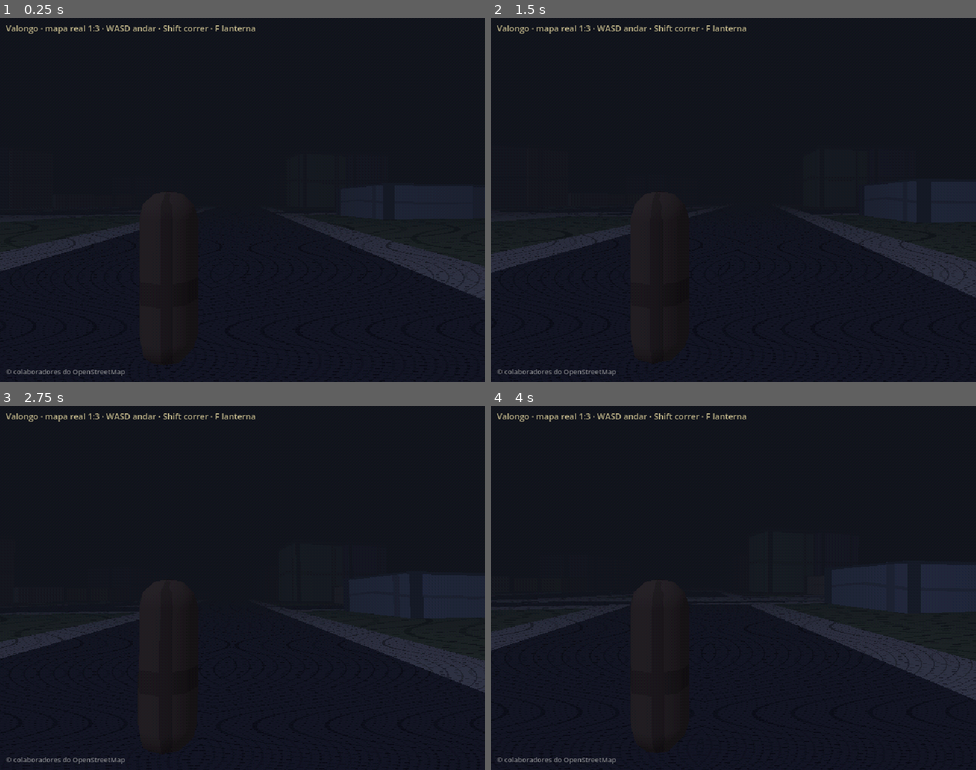
Above: before the commit, frames 1-4 (two rows, left to right).
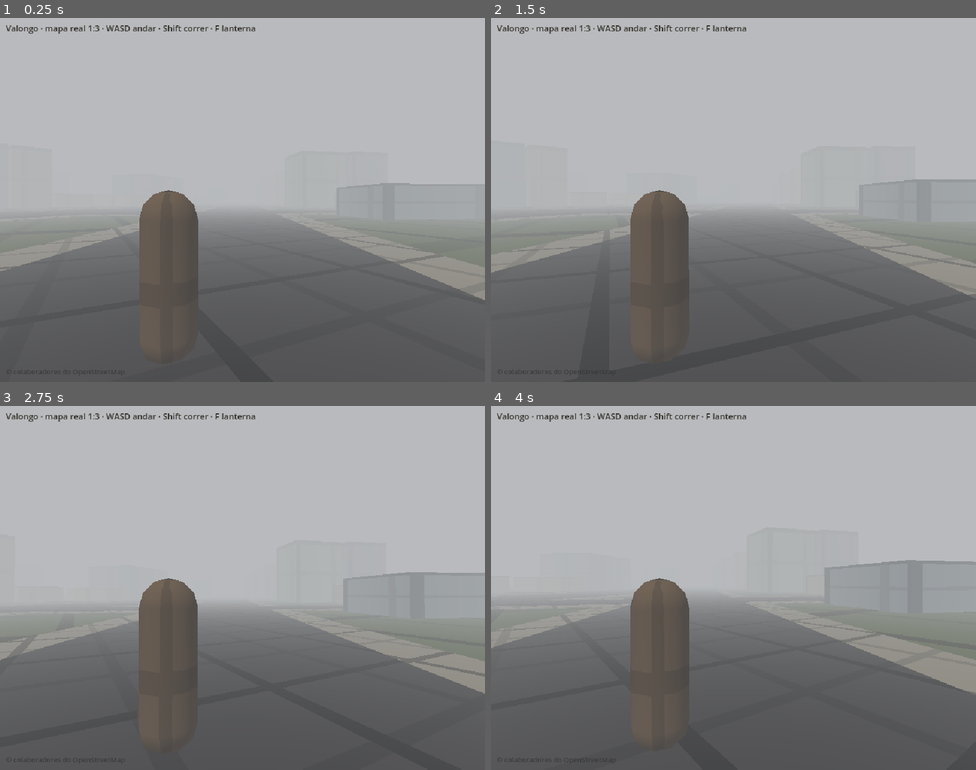
Above: after the commit, the same moments.

Repository: lucas-gomes-backend/monster-contracts
Game: Godot game, scene res://presentation/cidade/bairro.tscn
Same seed, same stepped clock (60 frames per second), same inputs: the game is played once before the commit and once after it. This scene is started directly instead of the project's main scene.
Inputs (mouse positions are in pixels of both pictures, inside the frame that each line leads up to):
- Up to frame 1 (0.25 s): no input
- Up to frame 2 (1.5 s): tap Enter at 0.5 s; move the mouse to (757, 200) at 0.52 s; hold Tab (caderno) 0.53-1.28 s; hold W (mover_frente) from 0.53 s (still down); click (757, 200) at 0.67 s; tap M (mapa) at 0.8, 1.35 s; move the mouse to (709, 200) at 1.27 s; click (709, 200) at 1.42 s
- Up to frame 3 (2.75 s): keep holding W (mover_frente); tap Tab (caderno) at 1.55 s; move the mouse to (252, 580) at 2.02 s; hold Tab (caderno) from 2.03 s (still down); click (252, 580) at 2.17 s; tap M (mapa) at 2.3 s
- Up to frame 4 (4 s): keep holding W (mover_frente); move the mouse to (728, 595) at 2.77 s; release Tab (caderno) at 2.78 s; tap Shift (correr) at 2.85 s; click (728, 595) at 2.92 s; tap Tab (caderno) at 3.05 s; move the mouse to (767, 591) at 3.52 s; hold E (examinar) from 3.53 s (still down); click (767, 591) at 3.67 s; tap M (mapa) at 3.8 s

The runs differ from the first frame. In frame 1, 100% of the frame differs, in the area x 0-100%, y 0-100%; in frame 2, 100%; in frame 3, 100%; in frame 4, 100%.

Commit message:
feat(fase-03): cidade de dia com névoa clara e efeito PS1 desligável
Pedido do usuário: o chão piscava; deixar de dia e tirar o efeito PS1
por enquanto.

- game/data/config/visual.json (+ esquema): efeito_ps1 = false; com
  ele desligado, os vértices não tremem, a textura não entorta e o
  pontilhado da tela some (Materiais.efeito_ps1, filtro_de_tela)
- chão sem piscar: rua, calçada e chão mais afastados em altura e
  câmera com alcance de 400 m (mais precisão de profundidade)
- bairros de dia nublado: sol, céu e névoa da mesma cor clara
- decisões em docs/09; 272 testes Godot + 17 Python

Co-Authored-By: Claude Opus 5.5 <noreply@anthropic.com>

Diff:
--- a/game/core/dados/catalogo.gd
+++ b/game/core/dados/catalogo.gd
@@ -111,6 +111,11 @@
 	if resultado["dados"] is Dictionary and resultado["dados"].get("id", "") != id_bairro:
 		resultado["erros"].append("%s.json: o id precisa ser igual ao nome do arquivo" % id_bairro)
 	return resultado
+
+
+## Opções de visual (efeito PS1 ligado ou não), validadas.
+static func carregar_config_visual() -> Dictionary:
+	return carregar_validado("res://data/config/visual.json", "res://data/schemas/visual.schema.json")
 
 
 ## Kits de lotes por zona (gerador de lotes do mapa real), validados.
--- /dev/null
+++ b/game/data/config/visual.json
@@ -0,0 +1,4 @@
+{
+  "$comment": "Opções de visual. efeito_ps1: tremor dos vértices, textura que entorta (afim) e pontilhado de 15 bits na tela (docs/09). Desligado por enquanto, a pedido (17/11/2026): o chão piscava.",
+  "efeito_ps1": false
+}
--- /dev/null
+++ b/game/data/schemas/visual.schema.json
@@ -0,0 +1,10 @@
+{
+  "$comment": "Opções de visual (game/data/config/visual.json).",
+  "type": "object",
+  "additionalProperties": false,
+  "required": ["efeito_ps1"],
+  "properties": {
+    "$comment": {"type": "string"},
+    "efeito_ps1": {"type": "boolean"}
+  }
+}
--- a/game/presentation/cidade/bairro_3d.gd
+++ b/game/presentation/cidade/bairro_3d.gd
@@ -12,8 +12,10 @@
 const Blocos := preload("res://presentation/greybox/blocos.gd")
 
 const ALTURA_ANDAR := 3.0
-const ACIMA_DO_CHAO_RUA := 0.04
-const ACIMA_DO_CHAO_CALCADA := 0.02
+## Rua, calçada e chão em alturas bem separadas: com poucos centímetros, de longe a placa
+## de vídeo não decide qual fica na frente e o chão pisca.
+const ACIMA_DO_CHAO_RUA := 0.1
+const ACIMA_DO_CHAO_CALCADA := 0.05
 const MARGEM_DO_CHAO := 20.0
 const DISTANCIA_ENTRE_ARVORES := 3.0
 const CAMINHOS := ["steps", "footway", "pedestrian"]
--- a/game/presentation/cidade/bairro_cena.gd
+++ b/game/presentation/cidade/bairro_cena.gd
@@ -1,5 +1,6 @@
 extends Node3D
-## Cena para andar num bairro do mapa real (Fase 3): cidade plana, noite, névoa densa, filtro PS1 e o caçador.
+## Cena para andar num bairro do mapa real (Fase 3): cidade plana, de dia, com névoa
+## esbranquiçada (como Silent Hill), e o caçador.
 ## Argumentos: --bairro=<id> (padrão valongo), --semente=N (padrão 1),
 ## --captura=caminho.png, --lanterna, --inclinar=G, --virar=G, --vista=cima (para conferir o visual).
 
@@ -8,6 +9,7 @@
 const Materiais := preload("res://presentation/ps1/materiais.gd")
 
 const QUADROS_ANTES_DA_CAPTURA := 40
+const COR_DA_NEVOA := Color(0.72, 0.73, 0.74)
 
 var bairro: Node3D
 var cacador: CharacterBody3D
@@ -51,23 +53,25 @@
 
 ## Monta tudo. Pode ser chamado sem estar na árvore (testes).
 func montar(id_bairro: String, semente: int) -> void:
+	# Dia nublado: céu e névoa da mesma cor clara, o fundo some na névoa.
 	var env := Environment.new()
 	env.background_mode = Environment.BG_COLOR
-	env.background_color = Color(0.05, 0.06, 0.09)
+	env.background_color = COR_DA_NEVOA
 	env.ambient_light_source = Environment.AMBIENT_SOURCE_COLOR
-	env.ambient_light_color = Color(0.32, 0.34, 0.45)
-	env.ambient_light_energy = 0.9
+	env.ambient_light_color = Color(0.85, 0.86, 0.88)
+	env.ambient_light_energy = 0.55
 	env.fog_enabled = true
-	env.fog_light_color = Color(0.07, 0.08, 0.11)
-	env.fog_density = 0.045
+	env.fog_light_color = COR_DA_NEVOA
+	env.fog_density = 0.035
 	ambiente = WorldEnvironment.new()
 	ambiente.environment = env
 	add_child(ambiente)
-	var lua := DirectionalLight3D.new()
-	lua.light_color = Color(0.55, 0.6, 0.85)
-	lua.light_energy = 0.45
-	lua.rotation_degrees = Vector3(-50, 30, 0)
-	add_child(lua)
+	var sol := DirectionalLight3D.new()
+	sol.name = "Sol"
+	sol.light_color = Color(1.0, 0.97, 0.9)
+	sol.light_energy = 0.9
+	sol.rotation_degrees = Vector3(-55, 35, 0)
+	add_child(sol)
 
 	bairro = Bairro3D.new()
 	bairro.montar(id_bairro, semente)
@@ -83,11 +87,7 @@
 	var camada_filtro := CanvasLayer.new()
 	camada_filtro.layer = 10
 	add_child(camada_filtro)
-	var filtro := ColorRect.new()
-	filtro.set_anchors_preset(Control.PRESET_FULL_RECT)
-	filtro.mouse_filter = Control.MOUSE_FILTER_IGNORE
-	filtro.material = Materiais.tela()
-	camada_filtro.add_child(filtro)
+	camada_filtro.add_child(Materiais.filtro_de_tela())
 	var camada := CanvasLayer.new()
 	camada.layer = 11
 	add_child(camada)
@@ -95,13 +95,13 @@
 	titulo.text = "%s · mapa real 1:3 · WASD andar · Shift correr · F lanterna" % bairro.dados["nome"]
 	titulo.position = Vector2(8, 6)
 	titulo.add_theme_font_size_override("font_size", 11)
-	titulo.modulate = Color(0.85, 0.8, 0.6, 0.85)
+	titulo.modulate = Color(0.15, 0.13, 0.1, 0.9)
 	camada.add_child(titulo)
 	var credito := Label.new()
 	credito.text = "© colaboradores do OpenStreetMap"
 	credito.position = Vector2(8, 460)
 	credito.add_theme_font_size_override("font_size", 9)
-	credito.modulate = Color(0.7, 0.7, 0.7, 0.7)
+	credito.modulate = Color(0.2, 0.2, 0.2, 0.8)
 	camada.add_child(credito)
 
 
--- a/game/presentation/greybox/rua.gd
+++ b/game/presentation/greybox/rua.gd
@@ -177,10 +177,7 @@
 	var camada_filtro := CanvasLayer.new()
 	camada_filtro.layer = 10
 	add_child(camada_filtro)
-	filtro = ColorRect.new()
-	filtro.set_anchors_preset(Control.PRESET_FULL_RECT)
-	filtro.mouse_filter = Control.MOUSE_FILTER_IGNORE
-	filtro.material = Materiais.tela()
+	filtro = Materiais.filtro_de_tela()
 	camada_filtro.add_child(filtro)
 	_montar_interface()
 
--- a/game/presentation/personagem/cacador.gd
+++ b/game/presentation/personagem/cacador.gd
@@ -8,6 +8,7 @@
 const Mira := preload("res://presentation/inspecao/mira.gd")
 
 const FOV_NORMAL := 65.0
+const ALCANCE_DA_CAMERA := 400.0
 
 const ACOES := {
 	"mover_frente": [KEY_W, KEY_UP],
@@ -93,6 +94,9 @@
 	inclinacao.add_child(braco)
 	camera = Camera3D.new()
 	camera.fov = FOV_NORMAL
+	# Alcance curto: mais precisão de profundidade (chão sem piscar). A névoa cobre o fundo.
+	camera.near = 0.1
+	camera.far = ALCANCE_DA_CAMERA
 	camera.current = true
 	braco.add_child(camera)
 	# A lanterna sai do ombro, na frente do corpo, e aponta para onde a câmera olha
--- a/game/presentation/ps1/materiais.gd
+++ b/game/presentation/ps1/materiais.gd
@@ -1,20 +1,36 @@
 extends RefCounted
-## Materiais PS1 prontos para os módulos cinza (greybox) e o caçador.
+## Materiais dos módulos cinza (greybox), da cidade e do caçador. O efeito PS1 (tremor dos
+## vértices, textura afim e pontilhado da tela) liga e desliga em game/data/config/visual.json.
 
+const Catalogo := preload("res://core/dados/catalogo.gd")
 const SHADER_OBJETO := preload("res://presentation/ps1/ps1.gdshader")
 const SHADER_TELA := preload("res://presentation/ps1/tela_ps1.gdshader")
+## Grade tão fina que nenhum vértice treme (efeito PS1 desligado).
+const GRADE_SEM_TREMOR := Vector2(100000.0, 100000.0)
 
 static var _grade: Texture2D
+static var _efeito: Variant = null
 
 
-## Material de objeto PS1 com uma cor e a textura de grade (mostra o entortar afim).
-## afim: 1 = textura entorta como no PS1; menos que 1 suaviza (chão grande e inclinado).
+## O efeito PS1 está ligado? (lido uma vez do config de visual)
+static func efeito_ps1() -> bool:
+	if _efeito == null:
+		var dados: Variant = Catalogo.carregar_config_visual()["dados"]
+		_efeito = dados is Dictionary and bool(dados.get("efeito_ps1", true))
+	return _efeito
+
+
+## Material de objeto com uma cor e a textura de grade.
+## afim: 1 = textura entorta como no PS1; menos que 1 suaviza. Com o efeito PS1 desligado,
+## a textura não entorta e os vértices não tremem.
 static func objeto(cor: Color, escala_uv: float = 1.0, afim: float = 1.0) -> ShaderMaterial:
 	var material := ShaderMaterial.new()
 	material.shader = SHADER_OBJETO
 	material.set_shader_parameter("cor", cor)
 	material.set_shader_parameter("escala_uv", escala_uv)
-	material.set_shader_parameter("afim", afim)
+	material.set_shader_parameter("afim", afim if efeito_ps1() else 0.0)
+	if not efeito_ps1():
+		material.set_shader_parameter("grade", GRADE_SEM_TREMOR)
 	material.set_shader_parameter("textura", grade())
 	return material
 
@@ -24,6 +40,17 @@
 	var material := ShaderMaterial.new()
 	material.shader = SHADER_TELA
 	return material
+
+
+## O filtro de tela pronto para pôr numa CanvasLayer: só aparece com o efeito PS1 ligado.
+static func filtro_de_tela() -> ColorRect:
+	var filtro := ColorRect.new()
+	filtro.name = "FiltroPS1"
+	filtro.set_anchors_preset(Control.PRESET_FULL_RECT)
+	filtro.mouse_filter = Control.MOUSE_FILTER_IGNORE
+	filtro.material = tela()
+	filtro.visible = efeito_ps1()
+	return filtro
 
 
 ## Textura 16x16 de módulo cinza: bordas mais escuras, para ver escala e o entortar da textura.
--- a/game/tests/unit/test_greybox.gd
+++ b/game/tests/unit/test_greybox.gd
@@ -105,6 +105,20 @@
 	assert_has(Materiais.SHADER_TELA.code, "BAYER", "o filtro de tela pontilha")
 
 
+func test_visual_config_valida_e_efeito_ps1_desligado_tira_tremor_e_textura_torta() -> void:
+	var r := Catalogo.carregar_config_visual()
+	assert_eq(r["erros"].size(), 0, str(r["erros"]))
+	var material := Materiais.objeto(Color.RED, 1.0, 1.0)
+	if Materiais.efeito_ps1():
+		assert_eq(material.get_shader_parameter("afim"), 1.0, "ligado: a textura entorta")
+	else:
+		assert_eq(material.get_shader_parameter("afim"), 0.0, "desligado: a textura não entorta")
+		assert_eq(material.get_shader_parameter("grade"), Materiais.GRADE_SEM_TREMOR, "desligado: os vértices não tremem")
+		var filtro := Materiais.filtro_de_tela()
+		assert_false(filtro.visible, "desligado: sem pontilhado na tela")
+		filtro.free()
+
+
 func test_rua_tem_chao_sob_o_cacador_nevoa_postes_e_filtro() -> void:
 	var rua := Rua.new()
 	rua.montar()
@@ -112,6 +126,7 @@
 	assert_true(rua.ambiente.environment.fog_enabled, "névoa ligada")
 	assert_gte(rua.postes.size(), 3, "postes com luz")
 	assert_true(rua.filtro.material.shader == Materiais.SHADER_TELA, "filtro PS1 na tela")
+	assert_eq(rua.filtro.visible, Materiais.efeito_ps1(), "o filtro só aparece com o efeito PS1 ligado")
 	var pe := rua.cacador.position
 	var tem_chao := false
 	for corpo in _todos(rua, "StaticBody3D"):
Not shown, changed: docs/09-direcao-de-arte-camera-e-personagem.md
